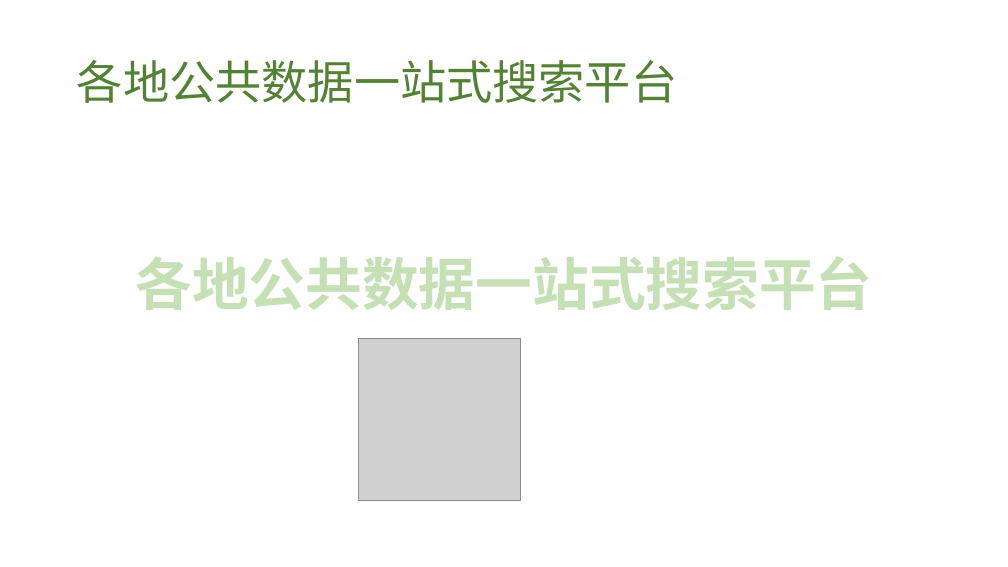
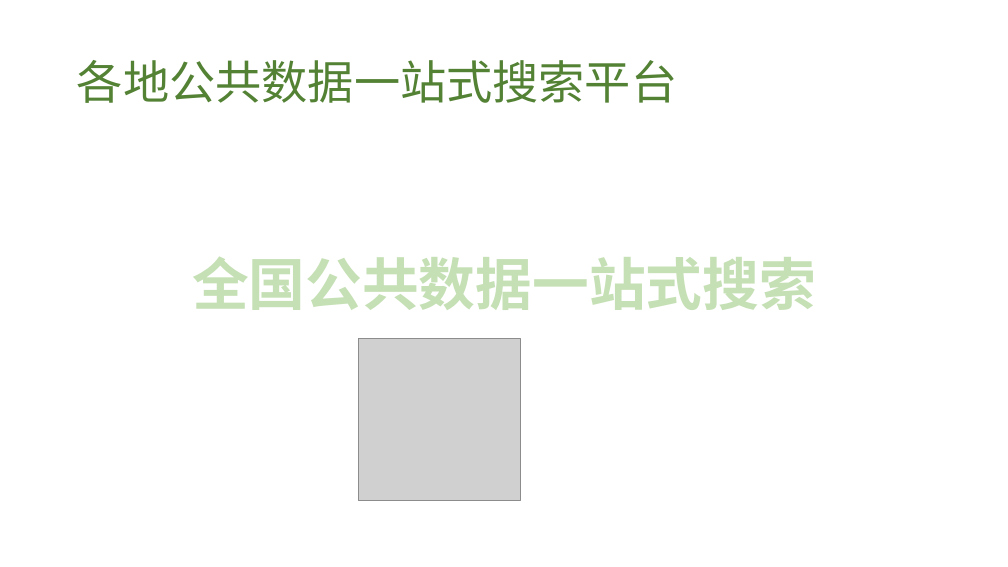
Before and after one commit to cqsss/ChinaOpenDataPortal, a slide deck: slide 4 of experiments/plots.pptx. Drawn at 1008x567 pixels with LibreOffice and Linux fonts; fonts in the diff are those of the drawing; grey boxes stand for pictures. Boxes give left, top, right and bottom in pixels: in the first picture for what was removed or moved away, otherwise in the second. Text is boxed around its words. In the diff, an @@ line names an element or a change of style, - is before the commit and + after.

```diff
--- a/experiments/plots.pptx
+++ b/experiments/plots.pptx
@@ text at [192,257,816,310]: text changed @@
-各地公共数据一站式搜索平台
+全国公共数据一站式搜索
```
Also in this commit, not shown: 11 other files.
